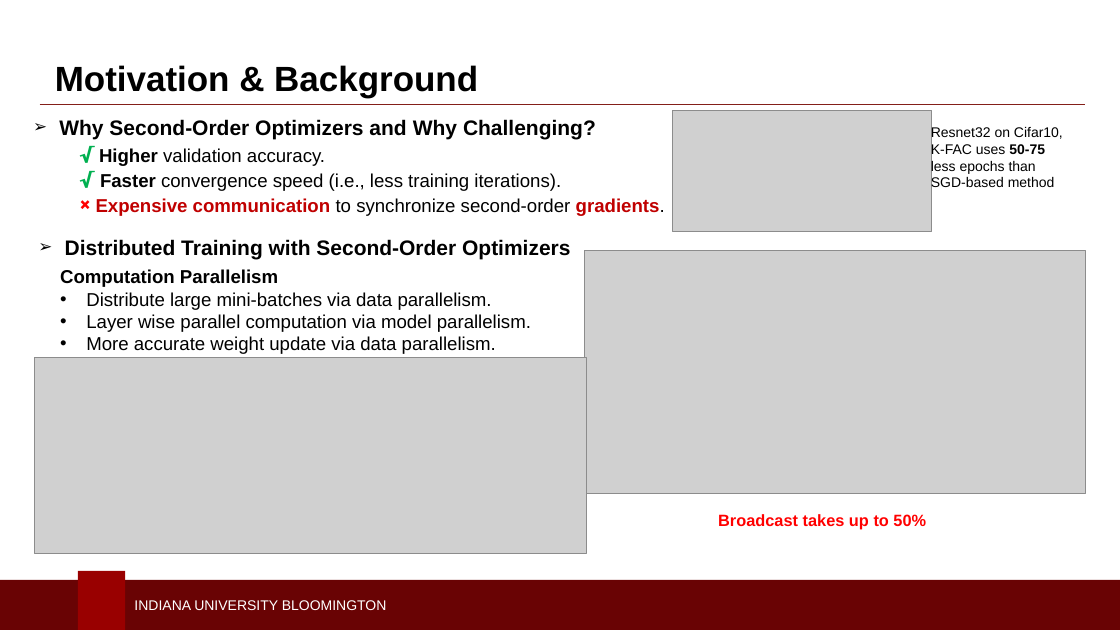
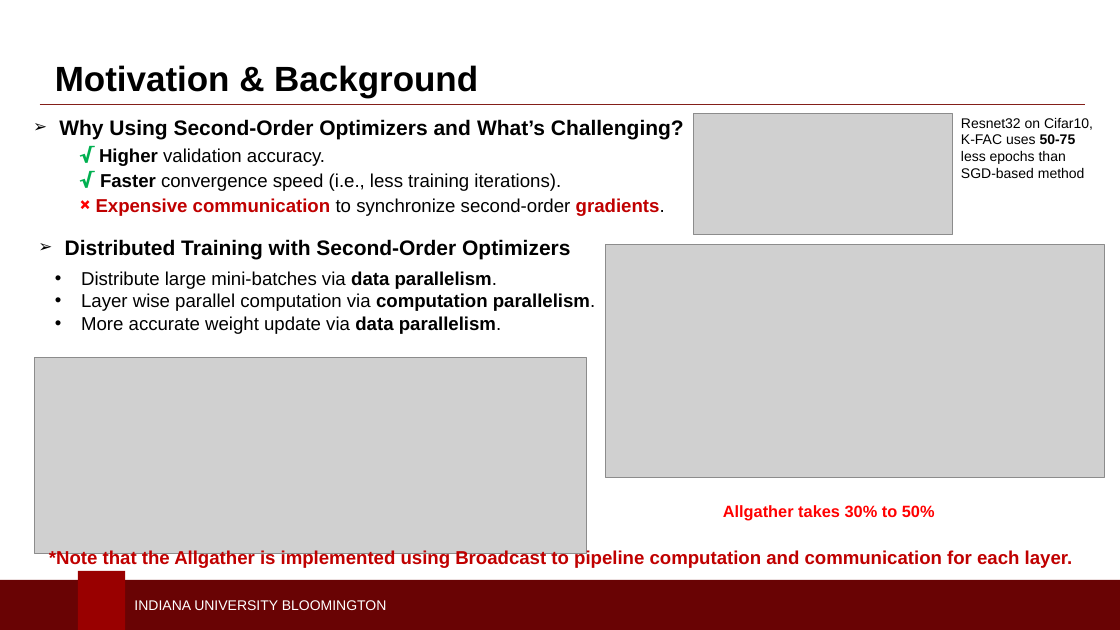
Before and after one commit to Presciman/PPoPP-25_Slides, a slide deck: slide 2 of COMPSO_PPoPP'25.pptx. Drawn at 1120x630 pixels with LibreOffice and Linux fonts; fonts in the diff are those of the drawing; grey boxes stand for pictures; background and template pictures are left out. Boxes give left, top, right and bottom in pixels: in the first picture for what was removed or moved away, otherwise in the second. Text is boxed around its words. In the diff, an @@ line names an element or a change of style, - is before the commit and + after.

```diff
--- a/COMPSO_PPoPP'25.pptx
+++ b/COMPSO_PPoPP'25.pptx
@@ text at [59,119,684,139]: text changed @@
-➢ Why Second-Order Optimizers and Why Challenging?
+➢ Why Using Second-Order Optimizers and What’s Challenging?
@@ picture: place and size @@
-picture at [672,110,932,231]
+picture at [693,113,953,234]
@@ text "Resnet32 on Cifar10, K-FAC uses ..." rewrapped from [931,126,1063,191] to [961,118,1093,178] @@
@@ text "Distribute large mini-batches via data ...": place and size @@
-text "Distribute large mini-batches via data ..." at [60,269,531,354]
+text "Distribute large mini-batches via data ..." at [81,271,596,334]
@@ text at [60,269,278,287]: paragraph removed @@
-Computation Parallelism
@@ picture: place and size @@
-picture at [584,250,1086,493]
+picture at [606,245,1105,477]
@@ text at [81,293,596,311]: text changed @@
-• Layer wise parallel computation via model parallelism.
+• Layer wise parallel computation via computation parallelism.
@@ text at [81,271,502,334]: bold on in "data parallelism.", "data parallelism." @@
@@ text at [723,505,935,521]: text changed @@
-Broadcast takes up to 50%
+Allgather takes 30% to 50%
@@ text added at [49,550,1073,569], 16 pt, text #C00000, bold @@
+*Note that the Allgather is implemented using Broadcast to pipeline computation and communication for each layer.
```
Also in this commit, not shown: 7 other slides changed, 4 slides added, 1 slide removed, 1 other file.
